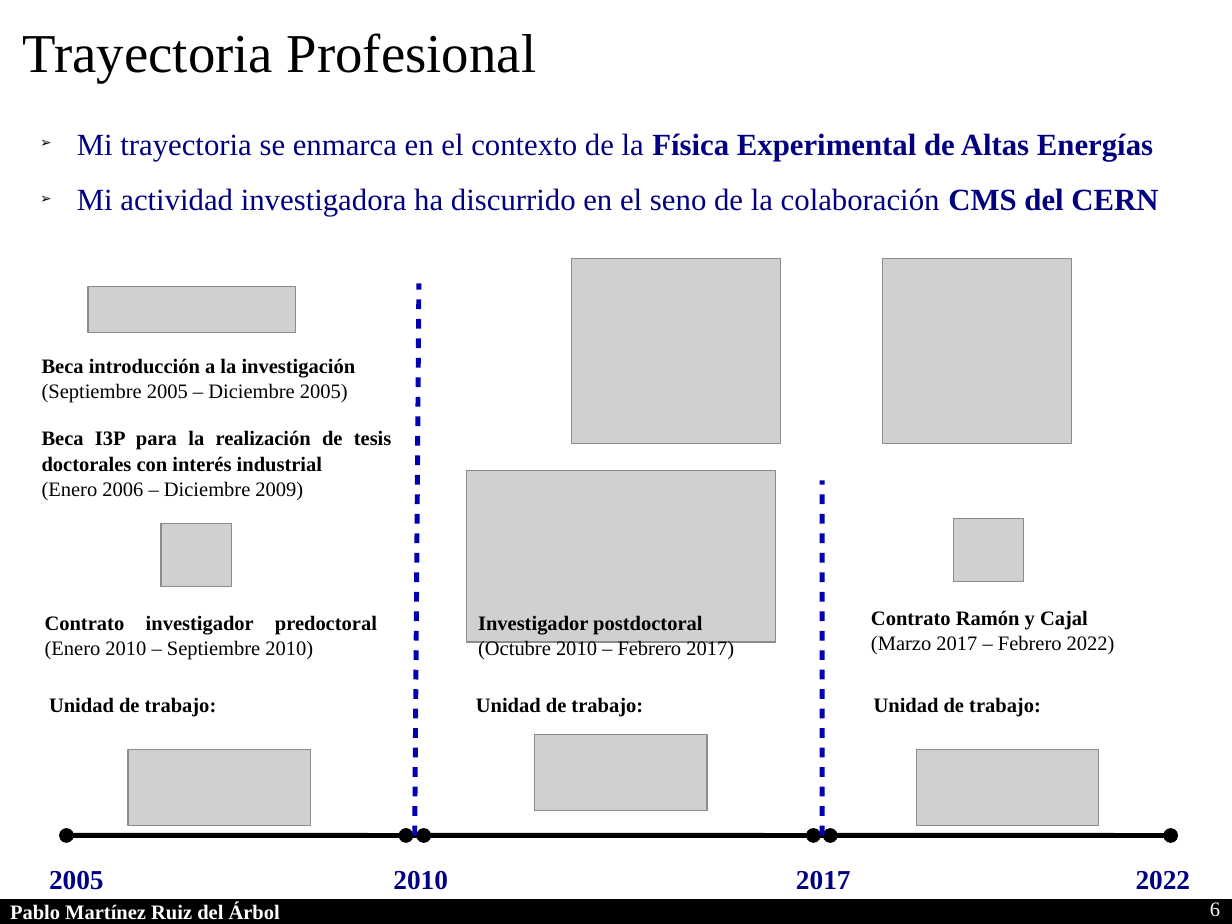
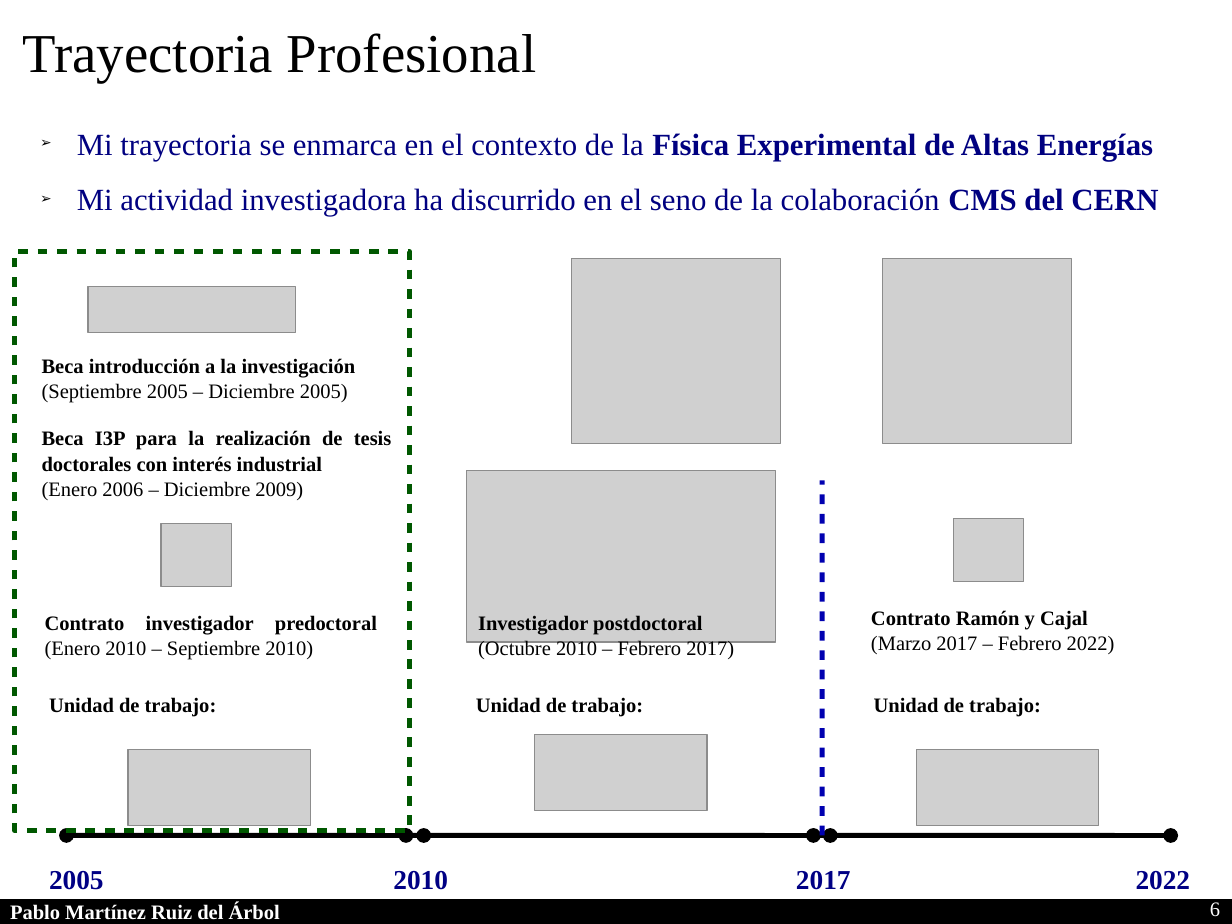
Before and after one commit to parbol/Plaza, a slide deck: slide 6 of Presentacion/Presentacion.odp. Drawn at 1232x924 pixels with LibreOffice and Linux fonts; fonts in the diff are those of the drawing; grey boxes stand for pictures. Boxes give left, top, right and bottom in pixels: in the first picture for what was removed or moved away, otherwise in the second. Text is boxed around its words. In the diff, an @@ line names an element or a change of style, - is before the commit and + after.

```diff
--- a/Presentacion/Presentacion.odp
+++ b/Presentacion/Presentacion.odp
@@ rectangle added at (15,251,409,830), outline #005800 2.89 pt @@
@@ line removed from (415, 835) to (419, 283) @@
```
Also in this commit, not shown: 3 other slides changed, 5 slides added, 2 slides removed.
